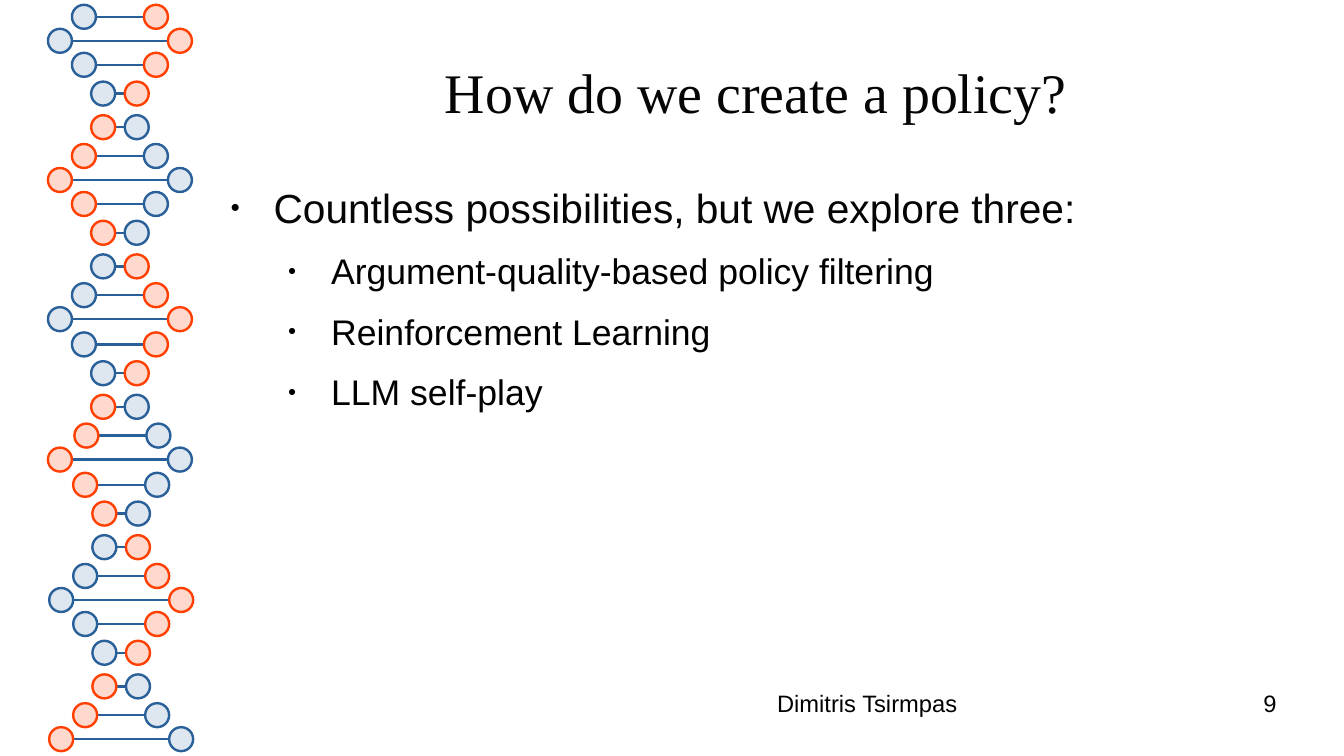
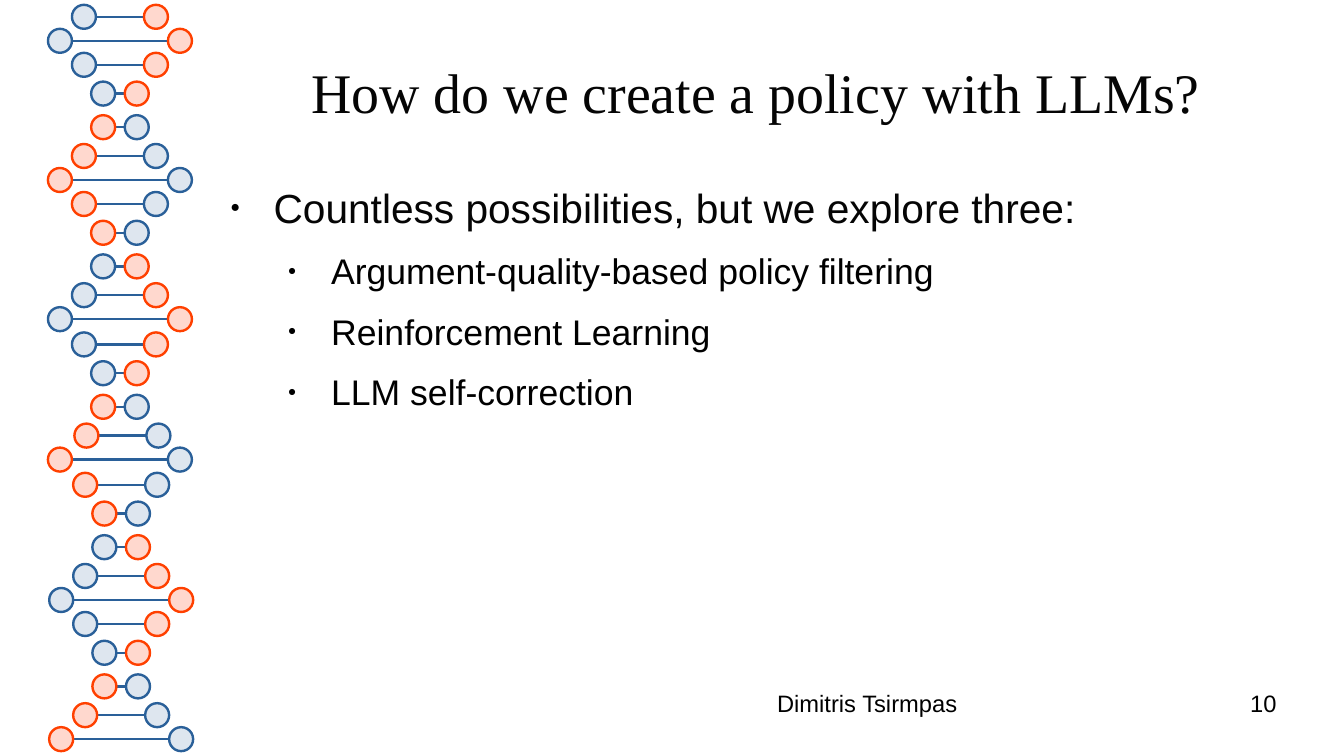
Before and after one commit to dimits-ts/llm_moderation_research, a slide deck: slide 10 of presentations/llm_policy_feasibility.odp (slide 9 before the commit). Drawn at 1344x756 pixels with LibreOffice and Linux fonts; fonts in the diff are those of the drawing. Boxes give left, top, right and bottom in pixels: in the first picture for what was removed or moved away, otherwise in the second. Text is boxed around its words. In the diff, an @@ line names an element or a change of style, - is before the commit and + after.

```diff
--- a/presentations/llm_policy_feasibility.odp
+++ b/presentations/llm_policy_feasibility.odp
@@ title at <box>311,74,1199,124</box>: text changed @@
-How do we create a policy?
+How do we create a policy with LLMs?
@@ text at <box>331,379,633,406</box>: text changed @@
-  ● LLM self-play
+  ● LLM self-correction
@@ page number at <box>1250,695,1276,713</box>: text changed @@
-9
+10
```
Also in this commit, not shown: 7 other slides changed, 3 slides added.
